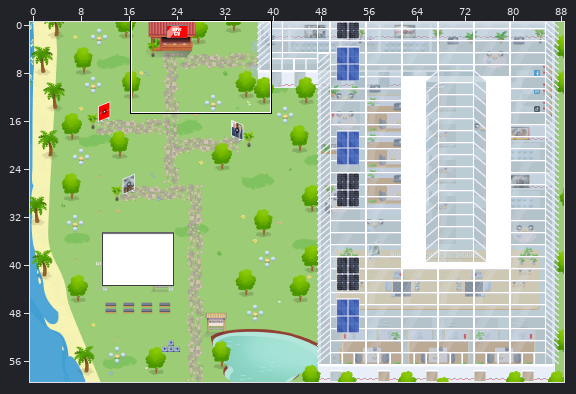
Level history. Tiled map (JSON): eiffage-recrutement.tmj. The first picture is a wide view before the edit; the outline marks the close-up.
Close-up. Before:
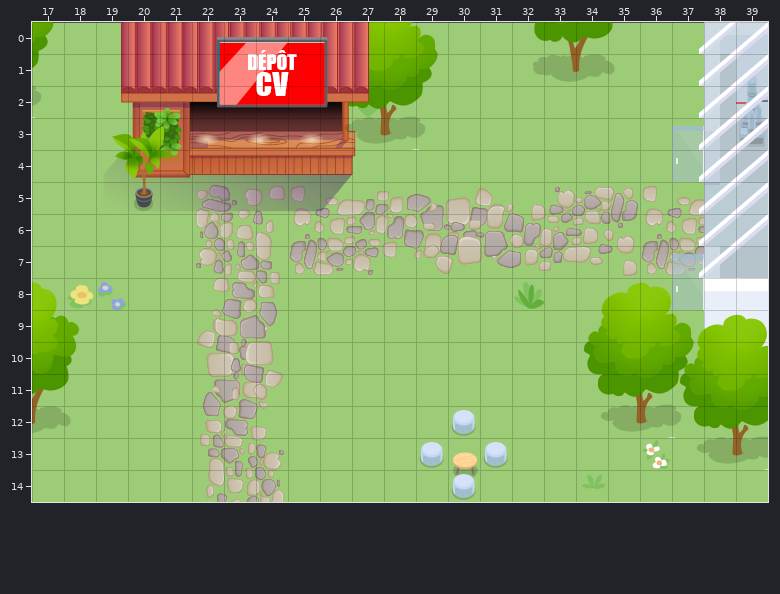
Cells are 32x32 px. Shown: x 17..39, y 0..14. The commit also changed other parts of the map, which this record leaves out.
The result:
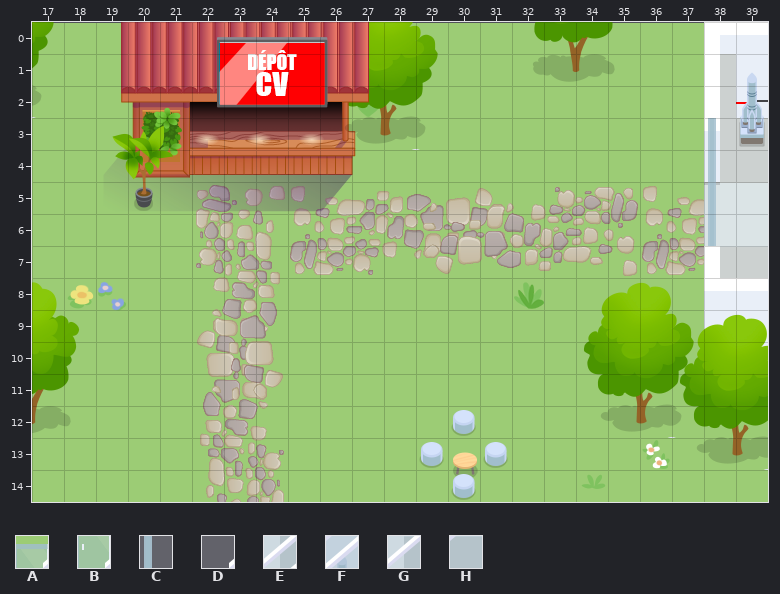
Key: from "Chunk 5": A 90 flipped left-right, B 91 flipped left-right, C 96; from "Chunk 6": D 160, E 161, F 162, G 195, H 196.
_ is an empty cell, . an unchanged one.
Tiles of an added or newly shown layer are drawn over the layers below it.
See-through tiles are keyed as they look on the map.
Change:
--- layer "doors/opened_doorMain" (now hidden)
@@ x 37..37 @@
- 3 A
- 4 B
+ 3 _
+ 4 _
@@ x 37..37 @@
- 7 A
- 8 B
+ 7 _
+ 8 _
--- layer "doors/closed_doorMain" (now shown)
@@ x 38..38 @@
- 3 _
- 4 _
- 5 _
- 6 _
+ 3 C
+ 4 C
+ 5 C
+ 6 C
--- layer "Roof/roof1" (now hidden)
@@ x 37..39 @@
- 0 DEF
- 1 DEF
- 2 DEF
- 3 DEF
- 4 DEF
- 5 DEF
- 6 DEF
- 7 DGH
+ 0 ___
+ 1 ___
+ 2 ___
+ 3 ___
+ 4 ___
+ 5 ___
+ 6 ___
+ 7 ___
Boxes around the changes in both close-ups, in picture pixels (x1, y1, x2, y2):
changed: (672, 22, 768, 310)
